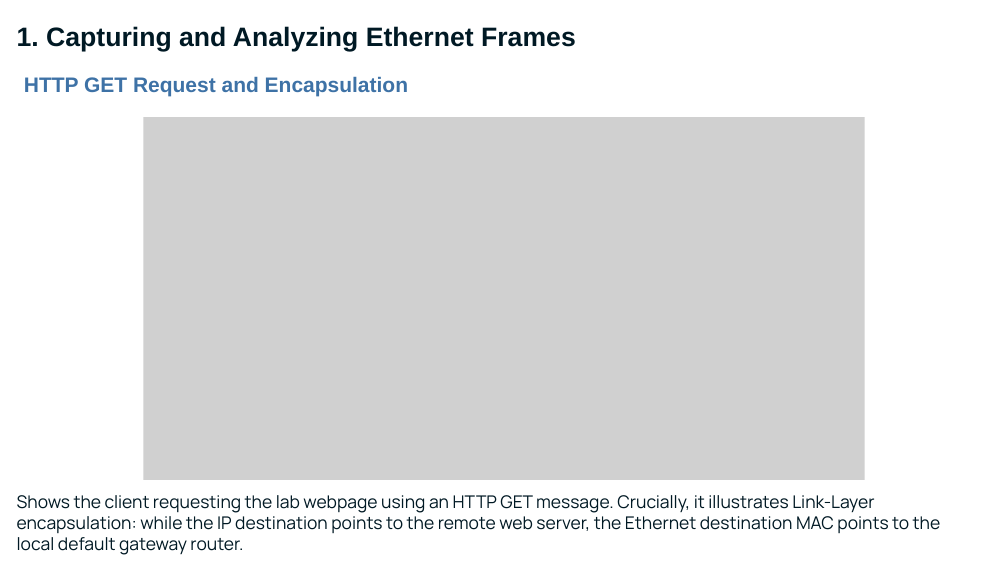
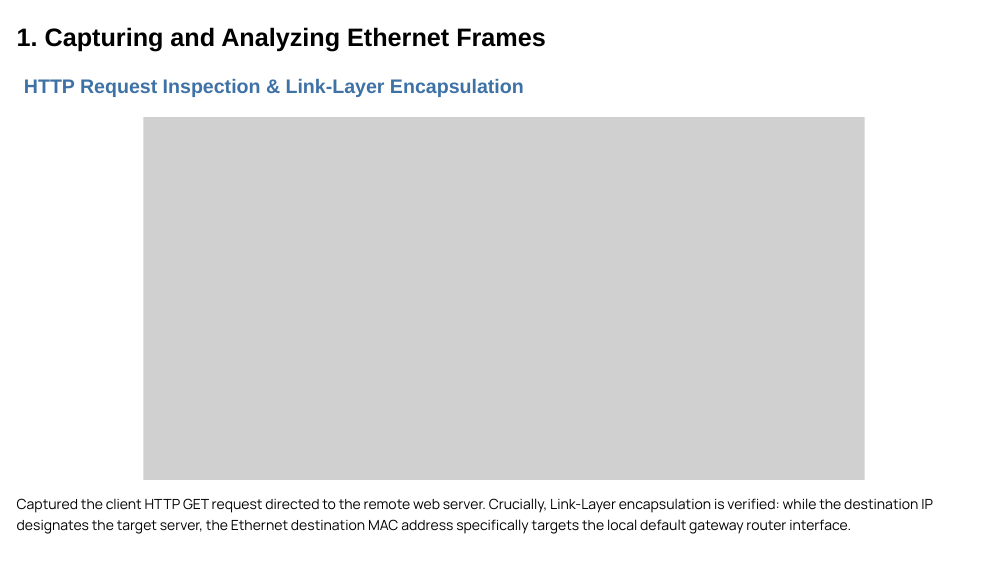
Before and after one commit to MDTHA-X/CN_presentation, a slide deck: slide 3 of CN.pptx. Drawn at 1008x567 pixels with LibreOffice and Linux fonts; fonts in the diff are those of the drawing; grey boxes stand for pictures; background and template pictures are left out. Boxes give left, top, right and bottom in pixels: in the first picture for what was removed or moved away, otherwise in the second. Text is boxed around its words. In the diff, an @@ line names an element or a change of style, - is before the commit and + after.

Commit message:
Update presentation writing style, presenter details to Md. Tanjim Hossen Ahad (Roll 340), and elevate technical descriptions

```diff
--- a/CN.pptx
+++ b/CN.pptx
@@ text "1. Capturing and Analyzing Ethernet ..." at (17, 27, 546, 52): size 38 to 36 pt, text colour gradient #001924 to #050417 to #000000 @@
@@ text at (24, 78, 524, 97): text changed; size 30 to 28 pt @@
-HTTP GET Request and Encapsulation
+HTTP Request Inspection & Link-Layer Encapsulation
@@ text at (17, 498, 933, 534): text changed; size 25 to 20 pt; text colour gradient #001924 to #050417 to #000000 @@
-Shows the client requesting the lab webpage using an HTTP GET message. Crucially, it illustrates Link-Layer encapsulation: while the IP destination points to the remote web server, the Ethernet destination MAC points to the local default gateway router.
+Captured the client HTTP GET request directed to the remote web server. Crucially, Link-Layer encapsulation is verified: while the destination IP designates the target server, the Ethernet destination MAC address specifically targets the local default gateway router interface.
```
Also in this commit, not shown: 31 other slides changed, 1 other file.
